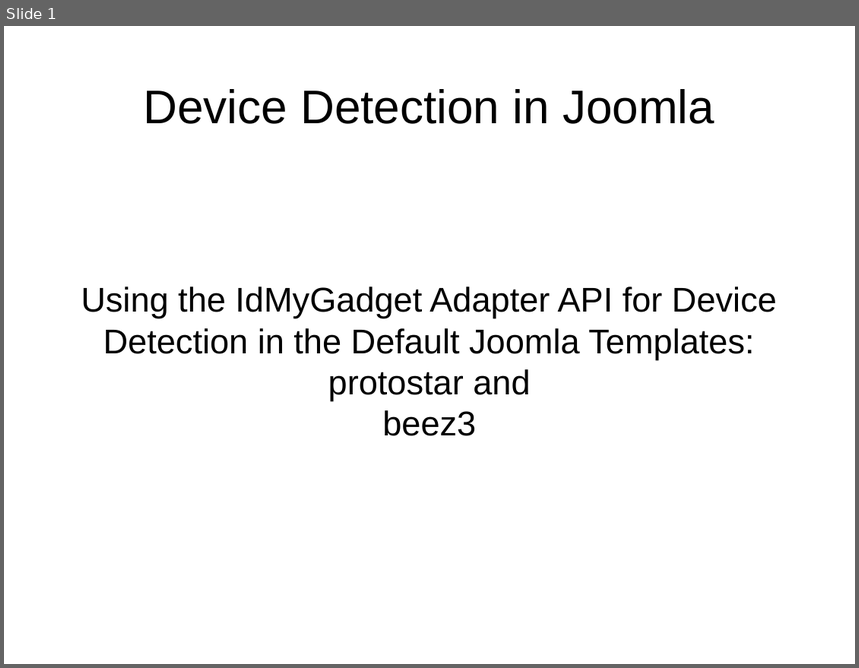
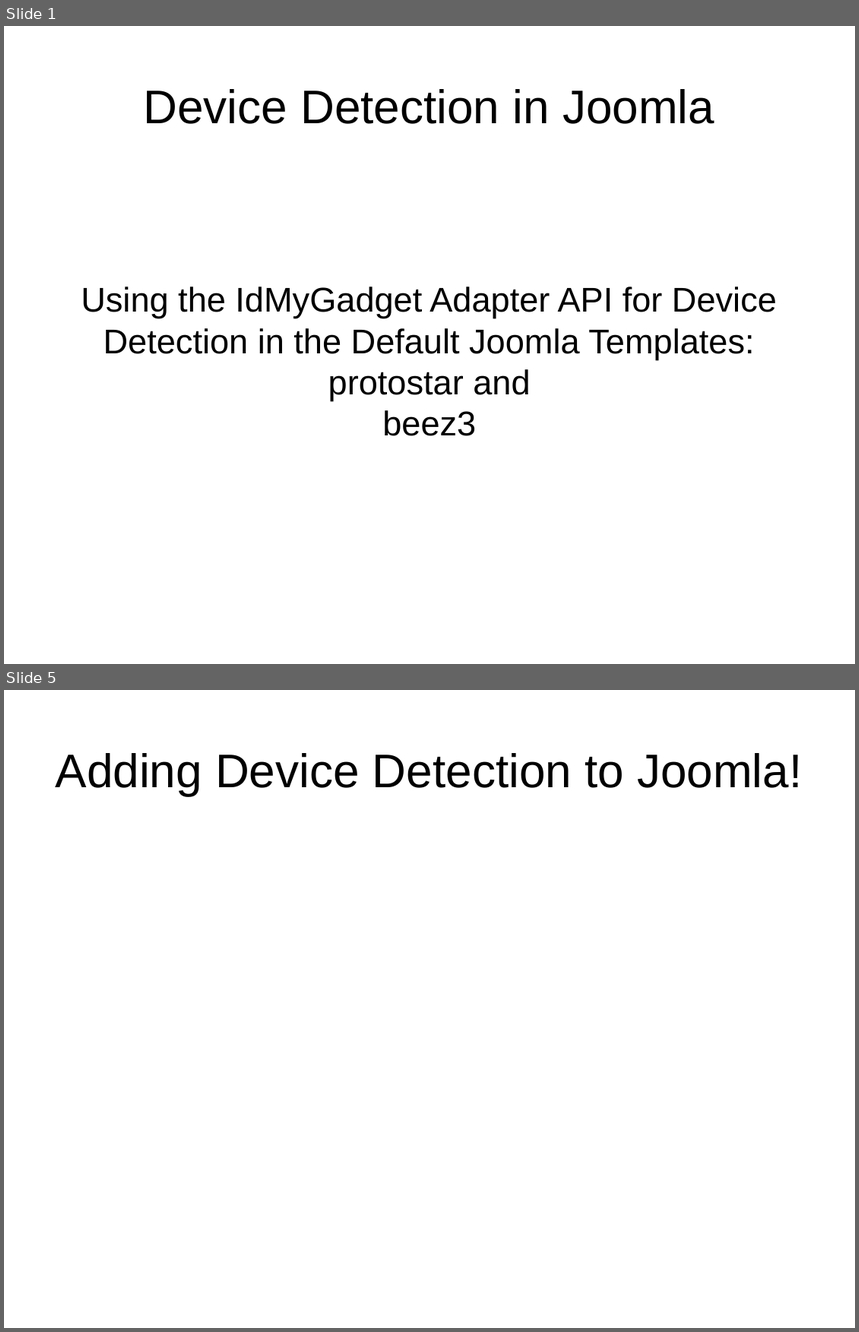
Before and after one commit to tomwhartung/jmws_accoutrements, a slide deck: presentations/2015_09-Joomla/Device_Detection-In_Protostar_and_Beez3.odp. Shown one above the other, each under a label of ours: slide 1 before the commit, slides 1 and 5 after it; the slides between them are not shown. The pictures are 859x668 and 859x1332 pixels, drawn with LibreOffice and Linux fonts; fonts in the diff are those of the drawing. Boxes give left, top, right and bottom in pixels: in the first picture for what was removed or moved away, otherwise in the second. Text is boxed around its words. In the diff, an @@ line names an element or a change of style, - is before the commit and + after.

Commit message:
Added some slides, with titles only for now, to the presentations.

```diff
--- a/presentations/2015_09-Joomla/Device_Detection-In_Protostar_and_Beez3.odp
+++ b/presentations/2015_09-Joomla/Device_Detection-In_Protostar_and_Beez3.odp
@@ slide 5 added at [4, 690, 855, 1328], background #FFFFFF @@
@@ title added at [56, 753, 802, 796], 44 pt, text #000000 @@
+Adding Device Detection to Joomla!
```
Also in this commit, not shown: 3 other slides added, 1 other file.
